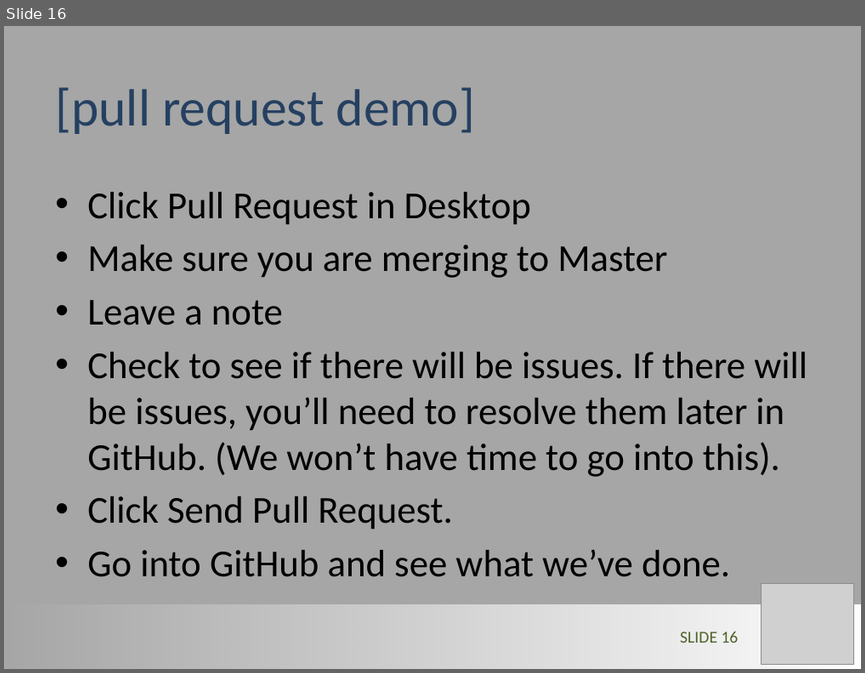
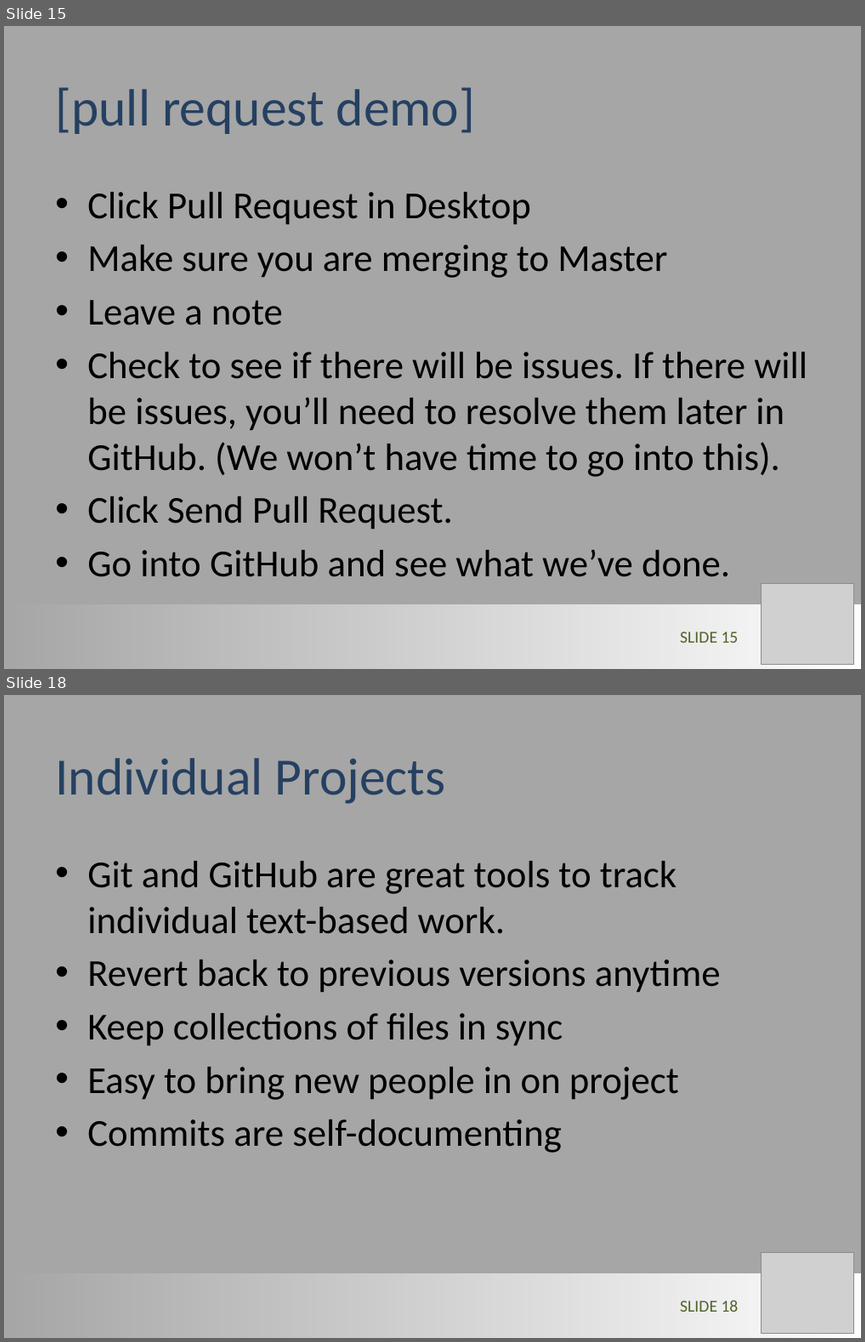
Before and after one commit to LimnoTech/Forum-GitHub, a slide deck: GitHub_Steve.pptx. Shown one above the other, each under a label of ours: slide 16 before the commit, slides 15 and 18 after it; the slides between them are not shown. The pictures are 865x673 and 865x1342 pixels, drawn with LibreOffice and Linux fonts; fonts in the diff are those of the drawing; grey boxes stand for pictures. Boxes give left, top, right and bottom in pixels: in the first picture for what was removed or moved away, otherwise in the second. Text is boxed around its words. In the diff, an @@ line names an element or a change of style, - is before the commit and + after.

```diff
--- a/GitHub_Steve.pptx
+++ b/GitHub_Steve.pptx
@@ slide 18 added at <box>4,695,861,1338</box>, background #A6A6A6 @@
@@ title added at <box>55,758,446,804</box>, 44 pt, text #254061 @@
+Individual Projects
@@ text added at <box>87,861,721,1152</box>, 32 pt, text #000000 @@
+• Git and GitHub are great tools to track individual text-based work.
+• Revert back to previous versions anytime
+• Keep collections of files in sync
+• Easy to bring new people in on project
+• Commits are self-documenting
@@ picture added at <box>760,1252,853,1333</box> @@
@@ rectangle added at <box>4,1273,861,1338</box>, fill gradient #FFFFFF @@
@@ page number added at <box>680,1299,738,1311</box>, 14 pt, text #4F6228 @@
+SLIDE 18
@@ what was slide 16 is now slide 15 @@
@@ page number at <box>680,631,738,642</box>: text changed @@
-SLIDE 16
+SLIDE 15
```
Also in this commit, not shown: 3 slides changed, 9 other slides added, 1 slide removed.
